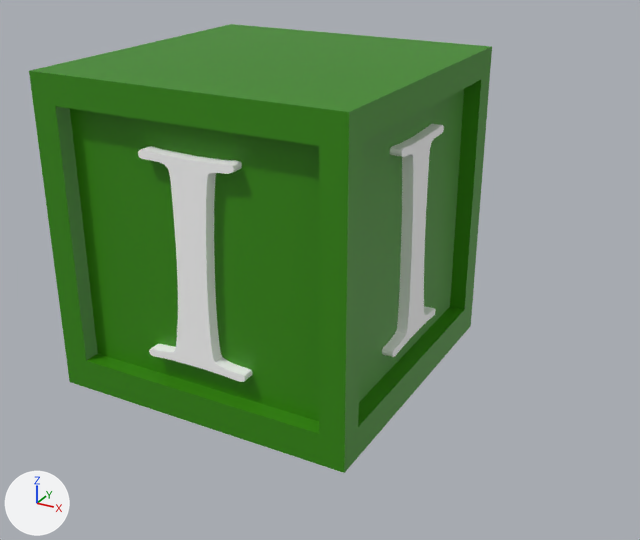
Renders of the FBX model iblock.fbx from each side of a commit.
One viewpoint serves both versions: a camera (50 mm lens) standing at (0.165, -0.26, 0.166) and looking at (0.027, -0.01, 0.042). The lights are fixed; the arrows at lower left show +X, +Y and +Z. Where no turn or scale is listed for an object, it has been applied to the vertices.

In view in the first picture: 'iletter4'.
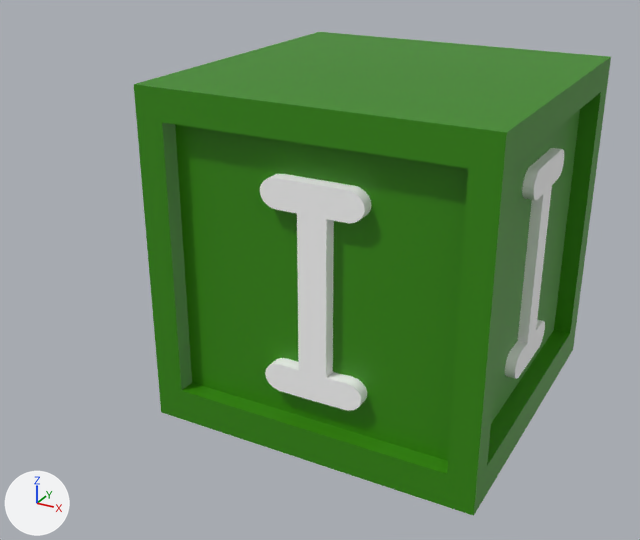
Diff of the bpy script that builds the scene:
```diff
--- a/iblock.fbx.py
+++ b/iblock.fbx.py
@@ me_mesh @@
 # used by ob_iletter4; location = (0.0067, -0.0029, 0.0559)
-me_mesh.from_pydata(...)  # 1480 vertices, 1190 faces; spans x -0.0561..0.0561, y -0.0561..0.0561, z -0.0561..0.0561
+me_mesh.from_pydata(...)  # 900 vertices, 726 faces; spans x -0.0561..0.0561, y -0.0561..0.0561, z -0.0561..0.0561
+# me_mesh part 1: the loose piece of 360 vertices spanning x -0.0189..0.0196, y -0.0543..-0.0482, z -0.0359..0.036 is rebuilt with 215 vertices and now spans x -0.0146..0.0187, y -0.0543..-0.0482, z -0.0348..0.0344
+# me_mesh part 2: the loose piece of 360 vertices spanning x 0.0476..0.0538, y -0.0175..0.021, z -0.0359..0.036 is rebuilt with 215 vertices and now spans x 0.0471..0.0532, y -0.0158..0.0176, z -0.0348..0.0344
 me_mesh.materials.append(mat_lettercolor)
@@ ob_iletter4 @@
 ob_iletter4 = bpy.data.objects.new('iletter4', me_mesh)
-ob_iletter4.location = (0.0067, -0.0029, 0.0559)
+ob_iletter4.location = (0.0483, -0.0029, 0.0559)
```

Where the change shows, as pixel boxes [x1, y1, x2, y2] in the pictures (640 x 540 px):
'iletter4', reshaped, moved (8% taller)
    before: [29, 24, 492, 473]
    after: [134, 32, 611, 516]
part 1 of me_mesh, rebuilt
    before: [138, 146, 252, 382]
    after: [260, 174, 372, 411]
part 2 of me_mesh, rebuilt
    before: [382, 124, 444, 357]
    after: [505, 148, 564, 379]
